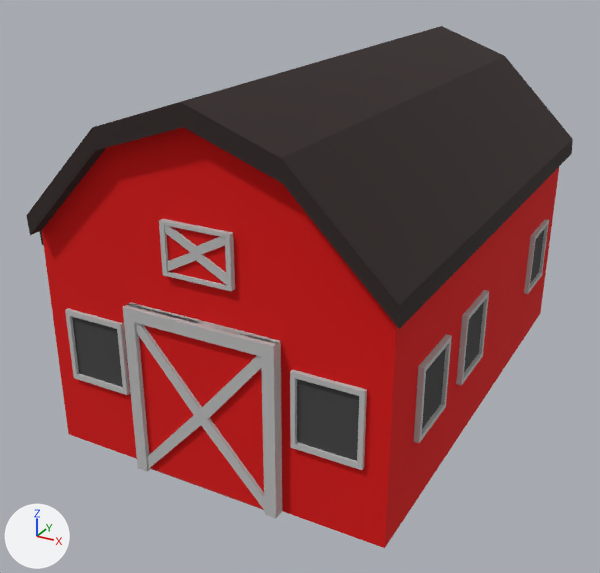
Renders of the glTF model Countryside/Barn.glb from each side of a commit.
Before and after are seen from a 50 mm lens placed at (5.76, -11.86, 7.3), pointed at (-0.53, -0.43, 1.58). Arrows for +X, +Y and +Z are at lower left; the lights stay in place. Objects named as collision shapes, trigger or cutter boxes, shadow casters or lower levels of detail are left out. Where no turn or scale is listed for an object, it has been applied to the vertices.

In view in the first picture: 'Barn', 'BarnRoof'.
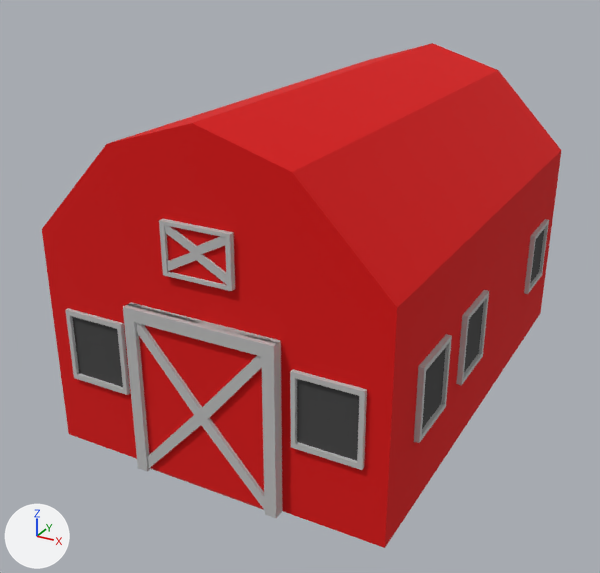
Where the newer file only moved an object's origin or applied its transform, the numbers keep the older frame.

What the commit changed:
Object 'BarnRoof' (ob_barnroof) is deleted.

Changed parts and their boxes (x1, y1, x2, y2) in the pictures (600 x 573 px):
'BarnRoof', deleted (black)
    before: (26, 26, 573, 329)
